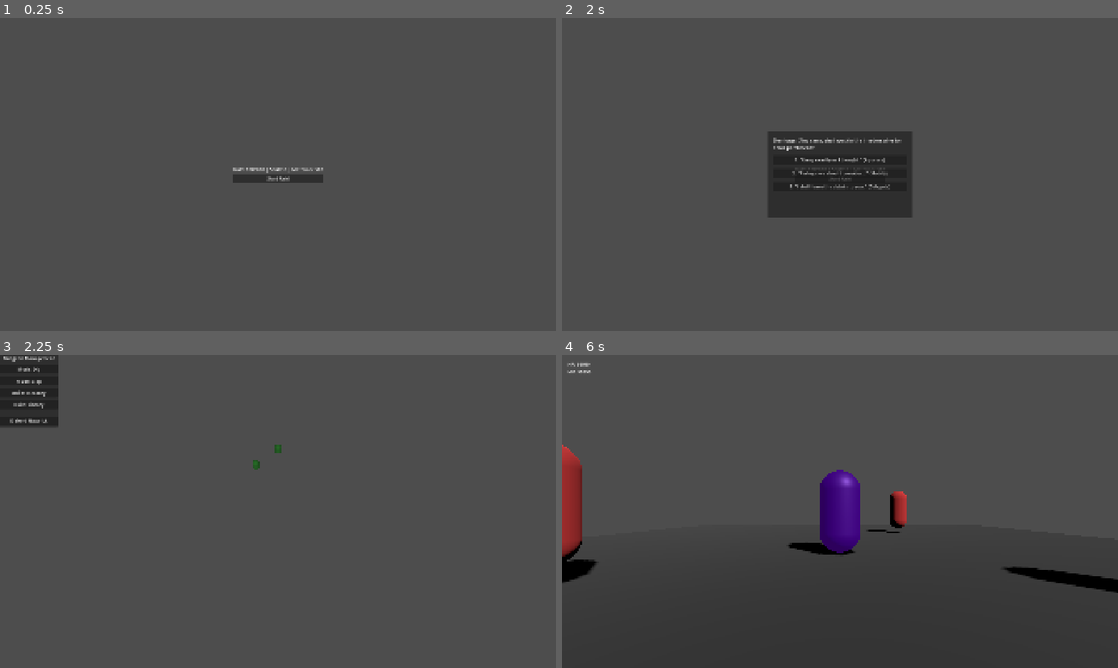
Above: before the commit, frames 1-4 (two rows, left to right).
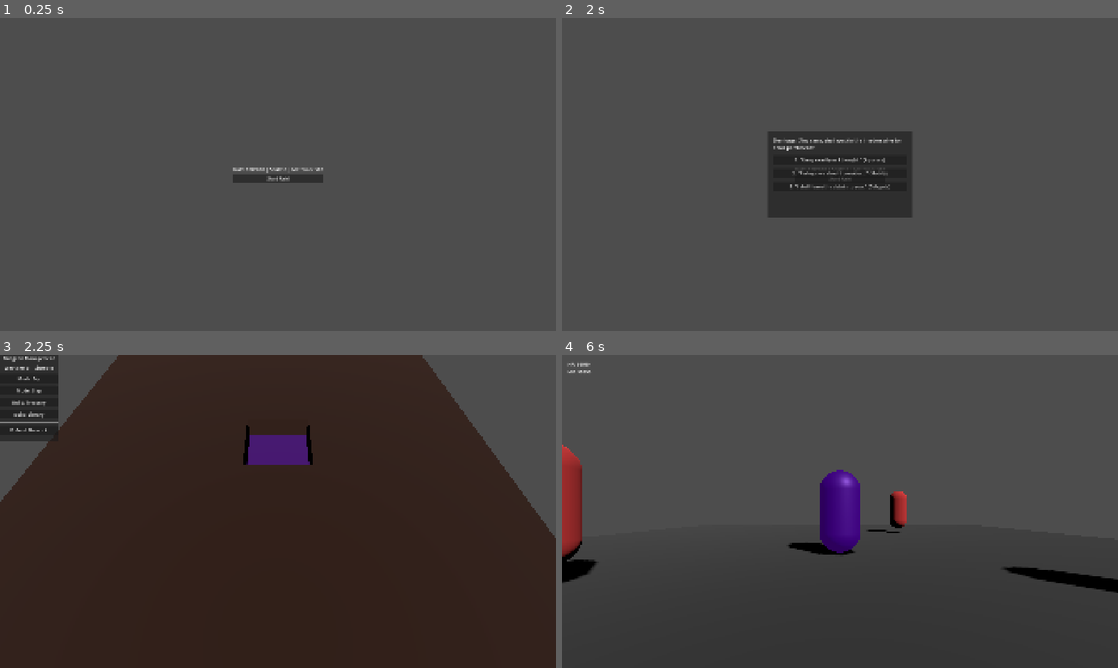
Above: after the commit, the same moments.

Repository: depiec/Project-Sovereign-gemini
Game: Godot game, scene res://scenes/strategy/MainStrategy.tscn
Same seed, same stepped clock (60 frames per second), same inputs: the game is played once before the commit and once after it.
Inputs:
- Up to frame 1 (0.25 s): no input
- Up to frame 2 (2 s): click "Start Raid" at 0.5 s; click "Start Raid" at 1.25 s
- Up to frame 3 (2.25 s): click "1. 'Umu, exactly as I thought…" at 2 s
- Up to frame 4 (6 s): click "Mode: Dig" at 2.75 s; click "Mode: Slap" at 3.5 s; click "Build: Treasury" at 4.25 s; click "Build: Library" at 5 s; click "Defend Nazarick" at 5.75 s

Frames 1-2 are identical in both runs. In frame 3, 89% of the frame differs, in the area x 0-100%, y 0-100%; in frame 4, nothing differs.
Error before the commit: Parse Error: Function "generate_resources()" not found in base self. (res://scripts/scenes/sim/DungeonManager.gd:40)
Error after the commit: Invalid access to property or key 'digging_queue' on a base object of type 'null instance'. (res://scripts/scenes/SimLayer.gd:26)

Commit message:
feat: implement dynamic minion attraction and cleanup sim layer
- Added attraction logic to DungeonManager based on room sizes.
- Library size now attracts Elder Liches; dungeon expansion attracts Imps.
- Cleaned up SimLayer.tscn to use dynamic spawning instead of hardcoded nodes.
- Added MinionCountLabel to UI to track workforce in real-time.

Diff:
--- a/prototype/scenes/sim/SimLayer.tscn
+++ b/prototype/scenes/sim/SimLayer.tscn
@@ -28,36 +28,6 @@
 [node name="DungeonManager" type="Node3D" parent="NavigationRegion3D"]
 script = ExtResource("2_dman")
 
-[node name="Imp1" type="CharacterBody3D" parent="NavigationRegion3D/DungeonManager"]
-transform = Transform3D(1, 0, 0, 0, 1, 0, 0, 0, 1, 20, 1, 20)
-script = ExtResource("3_imp")
-
-[node name="MeshInstance3D" type="MeshInstance3D" parent="NavigationRegion3D/DungeonManager/Imp1"]
-mesh = SubResource("CapsuleMesh_1")
-material_override = SubResource("StandardMaterial3D_Imp")
-
-[node name="CollisionShape3D" type="CollisionShape3D" parent="NavigationRegion3D/DungeonManager/Imp1"]
-shape = SubResource("CapsuleShape3D_1")
-
-[node name="NavigationAgent3D" type="NavigationAgent3D" parent="NavigationRegion3D/DungeonManager/Imp1"]
-path_desired_distance = 0.5
-target_desired_distance = 0.5
-
-[node name="Imp2" type="CharacterBody3D" parent="NavigationRegion3D/DungeonManager"]
-transform = Transform3D(1, 0, 0, 0, 1, 0, 0, 0, 1, 18, 1, 22)
-script = ExtResource("3_imp")
-
-[node name="MeshInstance3D" type="MeshInstance3D" parent="NavigationRegion3D/DungeonManager/Imp2"]
-mesh = SubResource("CapsuleMesh_1")
-material_override = SubResource("StandardMaterial3D_Imp")
-
-[node name="CollisionShape3D" type="CollisionShape3D" parent="NavigationRegion3D/DungeonManager/Imp2"]
-shape = SubResource("CapsuleShape3D_1")
-
-[node name="NavigationAgent3D" type="NavigationAgent3D" parent="NavigationRegion3D/DungeonManager/Imp2"]
-path_desired_distance = 0.5
-target_desired_distance = 0.5
-
 [node name="Camera3D" type="Camera3D" parent="."]
 transform = Transform3D(1, 0, 0, 0, 0.5, 0.866025, 0, -0.866025, 0.5, 20, 15, 35)
 current = true
@@ -70,7 +40,7 @@
 
 [node name="Panel" type="Panel" parent="UI"]
 offset_right = 200.0
-offset_bottom = 250.0
+offset_bottom = 300.0
 
 [node name="VBoxContainer" type="VBoxContainer" parent="UI/Panel"]
 layout_mode = 1
@@ -84,6 +54,12 @@
 [node name="Label" type="Label" parent="UI/Panel/VBoxContainer"]
 layout_mode = 2
 text = "Dungeon Management"
+horizontal_alignment = 1
+
+[node name="MinionCountLabel" type="Label" parent="UI/Panel/VBoxContainer"]
+unique_name_in_owner = true
+layout_mode = 2
+text = "Workers: 0 | Liches: 0"
 horizontal_alignment = 1
 
 [node name="DigModeButton" type="Button" parent="UI/Panel/VBoxContainer"]
--- a/prototype/scripts/scenes/sim/DungeonManager.gd
+++ b/prototype/scripts/scenes/sim/DungeonManager.gd
@@ -47,9 +47,70 @@
 			needs_bake = false
 			bake_timer = 0.0
 
+func generate_resources():
+	# Treasury produces small amount of gold per tile
+	if room_counts[TileType.TREASURY] > 0:
+		GameManager.add_resource("gold", room_counts[TileType.TREASURY] * 10)
+
+	# Library produces MP per tile (Max MP is capped)
+	if room_counts[TileType.LIBRARY] > 0:
+		GameManager.player_state.mp = min(GameManager.player_state.mp + room_counts[TileType.LIBRARY], 1000)
+		print("Library generated MP. Current: ", GameManager.player_state.mp)
+
+func _ready():
+	setup_initial_grid()
+
+func setup_initial_grid():
+	for x in range(grid_width):
+		for z in range(grid_depth):
+			var pos = Vector2i(x, z)
+			# Start with a center room empty, others are walls
+			if x > 8 and x < 12 and z > 8 and z < 12:
+				dungeon_grid[pos] = TileType.CLAIMED
+			else:
+				dungeon_grid[pos] = TileType.WALL
+				wall_health[pos] = MAX_WALL_HEALTH
+
+	refresh_visuals()
+
 func trigger_rebake():
 	needs_bake = true
 	bake_timer = 0.0
+
+func mark_for_digging(grid_pos: Vector2i):
+	if dungeon_grid.get(grid_pos) == TileType.WALL:
+		set_digging_mark(grid_pos, !digging_queue.has(grid_pos))
+
+func set_digging_mark(grid_pos: Vector2i, state: bool):
+	if dungeon_grid.get(grid_pos) != TileType.WALL: return
+
+	if state and not digging_queue.has(grid_pos):
+		digging_queue.append(grid_pos)
+		refresh_visuals()
+	elif not state and digging_queue.has(grid_pos):
+		digging_queue.erase(grid_pos)
+		refresh_visuals()
+
+func damage_wall(grid_pos: Vector2i, amount: float):
+	if wall_health.has(grid_pos):
+		wall_health[grid_pos] -= amount
+		if wall_health[grid_pos] <= 0:
+			dig_tile(grid_pos)
+		else:
+			# Optional: Scale visual height or update highlight based on health
+			pass
+
+func is_adjacent_to_open_space(grid_pos: Vector2i) -> bool:
+	var neighbors = [
+		Vector2i(grid_pos.x + 1, grid_pos.y),
+		Vector2i(grid_pos.x - 1, grid_pos.y),
+		Vector2i(grid_pos.x, grid_pos.y + 1),
+		Vector2i(grid_pos.x, grid_pos.y - 1)
+	]
+	for n in neighbors:
+		if dungeon_grid.has(n) and dungeon_grid[n] != TileType.WALL:
+			return true
+	return false
 
 func dig_tile(grid_pos: Vector2i):
 	if dungeon_grid.get(grid_pos) == TileType.WALL:
@@ -64,6 +125,14 @@
 		refresh_visuals()
 		trigger_rebake()
 
+func slap_at(grid_pos: Vector2i):
+	# Find any worker at this position
+	for child in get_children():
+		if child.has_method("get_grid_pos") and child.get_grid_pos() == grid_pos:
+			if child.has_method("be_slapped"):
+				child.be_slapped()
+				print("Ainz-sama slapped a minion! Sasuga!")
+
 func build_room(grid_pos: Vector2i, type: TileType):
 	if dungeon_grid.get(grid_pos) == TileType.CLAIMED:
 		dungeon_grid[grid_pos] = type
@@ -71,11 +140,54 @@
 		refresh_visuals()
 		trigger_rebake()
 
+func update_room_counts():
+	# Reset counts
+	for key in room_counts.keys():
+		room_counts[key] = 0
+
+	# Count
+	for type in dungeon_grid.values():
+		if room_counts.has(type):
+			room_counts[type] += 1
+
+	stats_updated.emit(room_counts)
+	check_attraction()
+
+func check_attraction():
+	# Attract Imps (Basic workers) - 1 for every 15 claimed/room tiles
+	var total_built = 0
+	for type in dungeon_grid.values():
+		if type != TileType.WALL: total_built += 1
+
+	var target_imps = 2 + (total_built / 15)
+	var current_imps = get_tree().get_nodes_in_group("workers").size()
+
+	if current_imps < target_imps:
+		spawn_minion("res://scenes/sim/entities/Imp.tscn", "workers")
+
+	# Attract Elder Liches - 1 for every 20 Library tiles
+	var target_liches = room_counts[TileType.LIBRARY] / 20
+	var current_liches = get_tree().get_nodes_in_group("liches").size()
+
+	if current_liches < target_liches:
+		spawn_minion("res://scenes/sim/entities/ElderLich.tscn", "liches")
+
+func spawn_minion(scene_path: String, group_name: String):
+	var scene = load(scene_path)
+	if not scene: return
+
+	var minion = scene.instantiate()
+	add_child(minion)
+	minion.add_to_group(group_name)
+	# Spawn near center (10, 10)
+	minion.global_transform.origin = Vector3(10 * tile_size, 1.0, 10 * tile_size)
+	print("Nazarick attracted a new ", group_name, "!")
+
 func refresh_visuals():
 	# In a real game, this would update a GridMap.
 	# For prototype, we'll use simple MeshInstances.
 	for child in get_children():
-		if child is MeshInstance3D or child is StaticBody3D: # Don't delete Imps!
+		if child is MeshInstance3D or child is StaticBody3D:
 			child.queue_free()
 
 	# Add a base floor for the NavMesh to bake on
